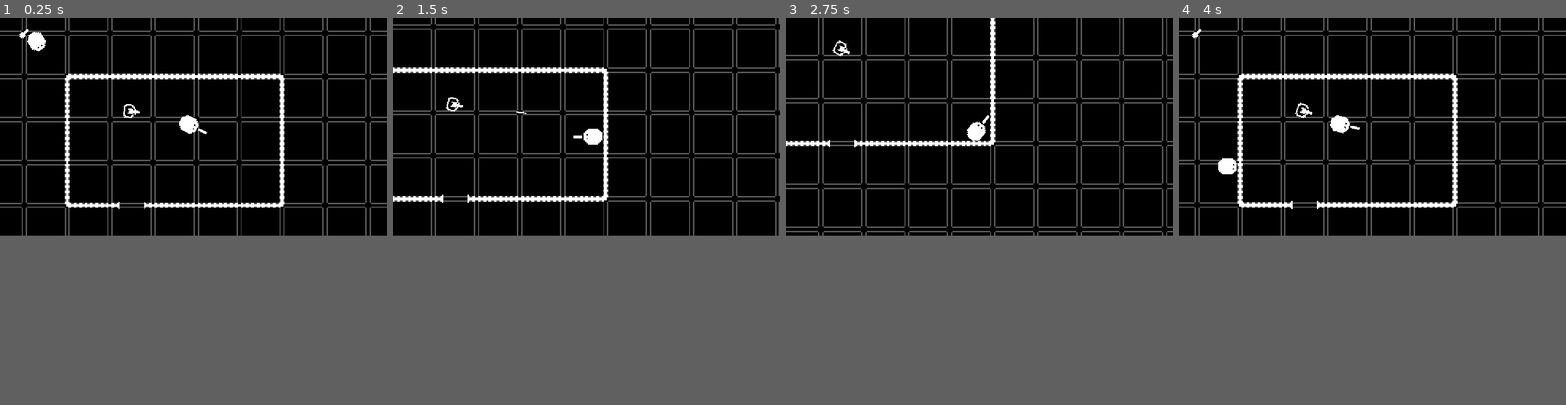
Above: before the commit, frames 1-4 (left to right).
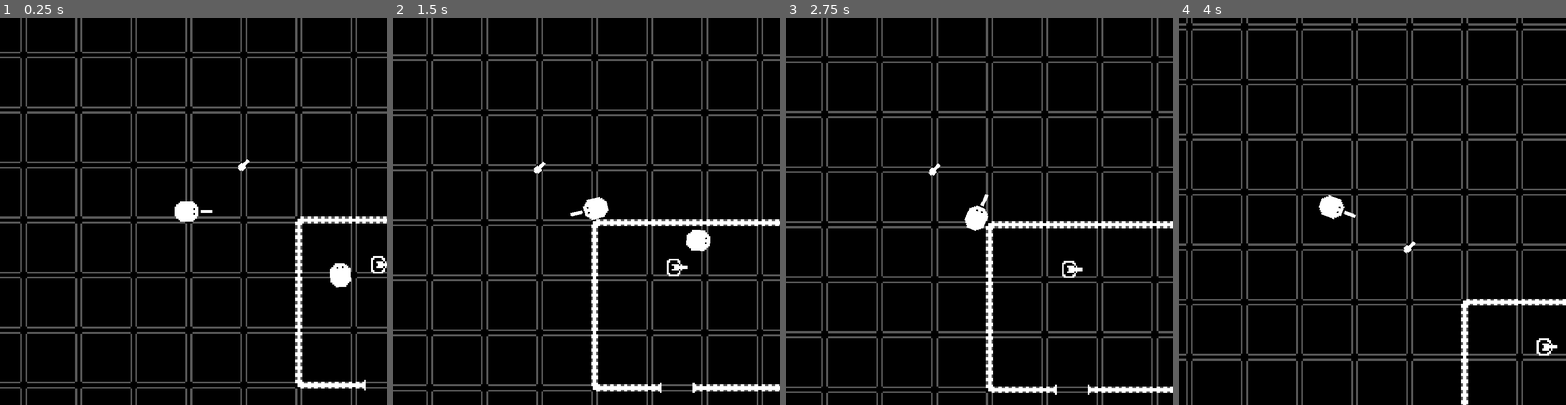
Above: after the commit, the same moments.

Repository: AthertonRoamer/GMTK2026CountDown
Game: Godot game, scene res://framework/main/main.tscn
The game is run twice, just before and just after one commit, with the same random seed, the same clock (stepped at 60 frames per second) and the same inputs.
Inputs (mouse positions are in pixels of both pictures, inside the frame that each line leads up to):
- Up to frame 1 (0.25 s): no input
- Up to frame 2 (1.5 s): move the mouse to (671, 114) at 0.52 s; hold D (walk_right) 0.53-1.28 s; tap Space (dash) at 0.6 s; move the mouse to (509, 137) at 1.27 s; hold S (walk_down) from 1.28 s (still down); tap R (grab) at 1.35 s
- Up to frame 3 (2.75 s): move the mouse to (1018, 79) at 2.02 s; release S (walk_down) at 2.03 s; press the mouse at (1018, 79) at 2.03 s; hold D (walk_right) from 2.03 s (still down)
- Up to frame 4 (4 s): move the mouse to (1353, 168) at 2.77 s; release D (walk_right) at 2.78 s; release the mouse at (1353, 168) at 2.78 s; hold W (walk_up) 2.78-3.53 s; right-click (1353, 168) at 2.85 s; move the mouse to (1488, 161) at 3.52 s; hold A (walk_left) from 3.53 s (still down); tap Space (dash) at 3.6 s
In our replay, the window is 800x450 before the commit and 800x800 after it. These sizes can differ from the game's own. Grey fills any space a smaller window leaves; there, only what the larger window draws over its background counts as a difference.

The runs differ from the first frame. In frame 1, 19% of the frame differs, in the area x 0-100%, y 0-100%; in frame 2, 19%; in frame 3, 18%; in frame 4, 19%.

Commit message:
Small changes

Diff:
--- /dev/null
+++ b/bomb/bomb_plant_zone.tscn
@@ -0,0 +1,6 @@
+[gd_scene format=3 uid="uid://6v7ydukw28j0"]
+
+[ext_resource type="Script" uid="uid://bcs5pnhyaix4a" path="res://bomb_plant_zone.gd" id="1_56nb1"]
+
+[node name="BombPlantZone" type="Area2D" unique_id=1348945888]
+script = ExtResource("1_56nb1")
--- /dev/null
+++ b/bomb_plant_zone.gd
@@ -0,0 +1 @@
+extends Area2D
--- a/enemies/basic_enemy/basic_pursue_state.gd
+++ b/enemies/basic_enemy/basic_pursue_state.gd
@@ -13,3 +13,5 @@
 	get_patron().velocity = get_patron().walk_speed * walk_direction
 	get_patron().move_and_slide()
 	(get_patron() as Enemy).rotate_toward_direction(desired_direction, delta)
+	if get_patron().can_hit_player():
+		get_patron().fire()
--- a/enemies/enemy.gd
+++ b/enemies/enemy.gd
@@ -7,6 +7,7 @@
 @export var rotation_speed : float = 400
 @export var route : Node2D
 @export var sight_range : float = 400
+@export var pursue_distance : float = 350
 var current_direction : Vector2 = Vector2.RIGHT
 var last_known_player_position : Vector2
 
@@ -43,7 +44,10 @@
 func set_state() -> void:
 	if can_see_player():
 		last_known_player_position = get_player().global_position
-		($StateMachine as StateMachine).set_state("fight")
+		if global_position.distance_to(last_known_player_position) > pursue_distance:
+			$StateMachine.set_state("pursue")
+		else:
+			($StateMachine as StateMachine).set_state("fight")
 	elif ($StateMachine as StateMachine).active_state.id == "fight":
 		$StateMachine.set_state("pursue")
 	elif $StateMachine.active_state.id == "pursue":
--- a/project.godot
+++ b/project.godot
@@ -21,6 +21,8 @@
 
 [display]
 
+window/size/viewport_width=900
+window/size/viewport_height=900
 window/stretch/mode="canvas_items"
 window/stretch/aspect="expand"
 
--- a/test_levels/1_test_level.tscn
+++ b/test_levels/1_test_level.tscn
@@ -26,7 +26,7 @@
 tile_set = ExtResource("3_m4c86")
 
 [node name="Player" parent="." unique_id=1433729019 instance=ExtResource("2_kkaju")]
-position = Vector2(504, 278)
+position = Vector2(-117, 108)
 
 [node name="Door" parent="." unique_id=1708082770 instance=ExtResource("5_m4c86")]
 position = Vector2(320, 512)
@@ -35,6 +35,8 @@
 item = ExtResource("7_bbwh1")
 
 [node name="BasicEnemy" parent="." unique_id=447549324 node_paths=PackedStringArray("route") instance=ExtResource("8_bbwh1")]
+position = Vector2(186, 280)
+rotation = -1.5707964
 route = NodePath("../Routes/Route1")
 
 [node name="Routes" type="Node2D" parent="." unique_id=1388435928]
@@ -42,13 +44,20 @@
 [node name="Route1" type="Node2D" parent="Routes" unique_id=734621802]
 
 [node name="0" type="Node2D" parent="Routes/Route1" unique_id=412544359]
-position = Vector2(278, 400)
+position = Vector2(179, 174)
 
 [node name="1" type="Node2D" parent="Routes/Route1" unique_id=1269335926]
-position = Vector2(319, 642)
+position = Vector2(685, 186)
 
 [node name="2" type="Node2D" parent="Routes/Route1" unique_id=1931978705]
-position = Vector2(-68, 610)
+position = Vector2(688, 457)
+
+[node name="3" type="Node2D" parent="Routes/Route1" unique_id=143508391]
+position = Vector2(206, 446)
 
 [node name="BasicTurret" parent="." unique_id=1864483126 instance=ExtResource("9_4a7mn")]
 position = Vector2(320, 232)
+
+[node name="Area2D" type="Area2D" parent="." unique_id=404973402]
+
+[node name="CollisionShape2D" type="CollisionShape2D" parent="Area2D" unique_id=1376635848]
Not shown, added: bomb_plant_zone.gd.uid
